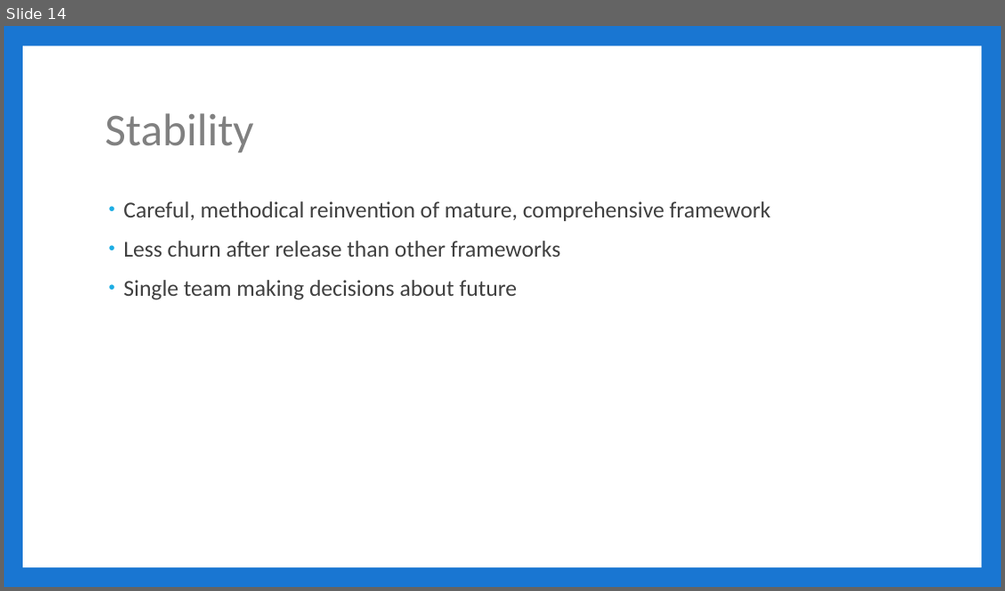
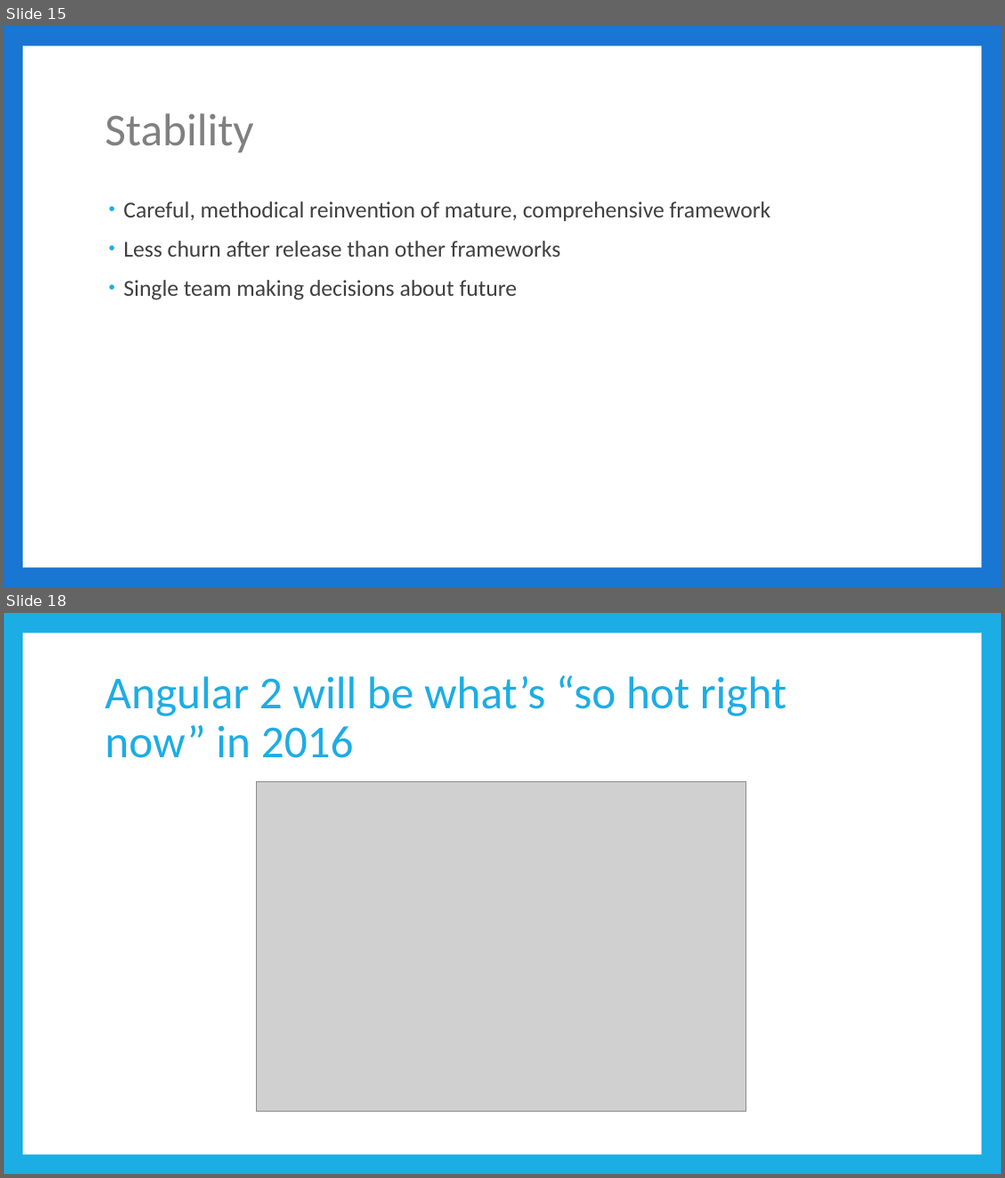
Before and after one commit to jbicks/angular2-demo, a slide deck: Angular2.pptx. Shown one above the other, each under a label of ours: slide 14 before the commit, slides 15 and 18 after it; the slides between them are not shown. The pictures are 1005x591 and 1005x1178 pixels, drawn with LibreOffice and Linux fonts; fonts in the diff are those of the drawing; grey boxes stand for pictures. Boxes give left, top, right and bottom in pixels: in the first picture for what was removed or moved away, otherwise in the second. Text is boxed around its words. In the diff, an @@ line names an element or a change of style, - is before the commit and + after.

```diff
--- a/Angular2.pptx
+++ b/Angular2.pptx
@@ slide 18 added at <box>4,613,1001,1174</box>, background #1CADE4; not listed: 1 template element that a slide beside it also shows @@
@@ title added at <box>105,675,786,758</box>, 44 pt, text #1CADE4 @@
+Angular 2 will be what’s “so hot right now” in 2016
@@ picture added at <box>256,781,745,1111</box> @@
@@ what was slide 14 is now slide 15 @@
```
Also in this commit, not shown: 8 slides changed, 1 other slide added, 2 other files.
